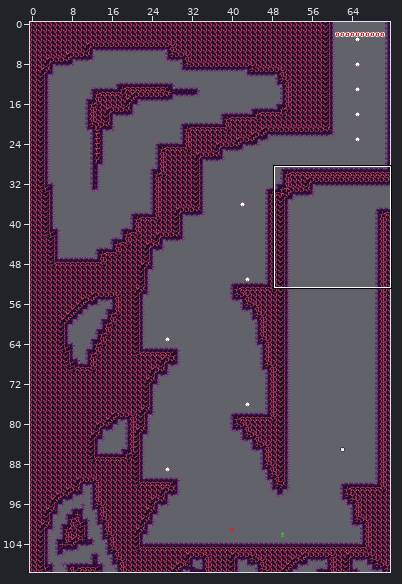
Two states of a Tiled map (JSON), assets/world/room/fire1a.json. The first picture is a wide view before the edit; the outline marks the close-up.
Close-up. First the earlier version:
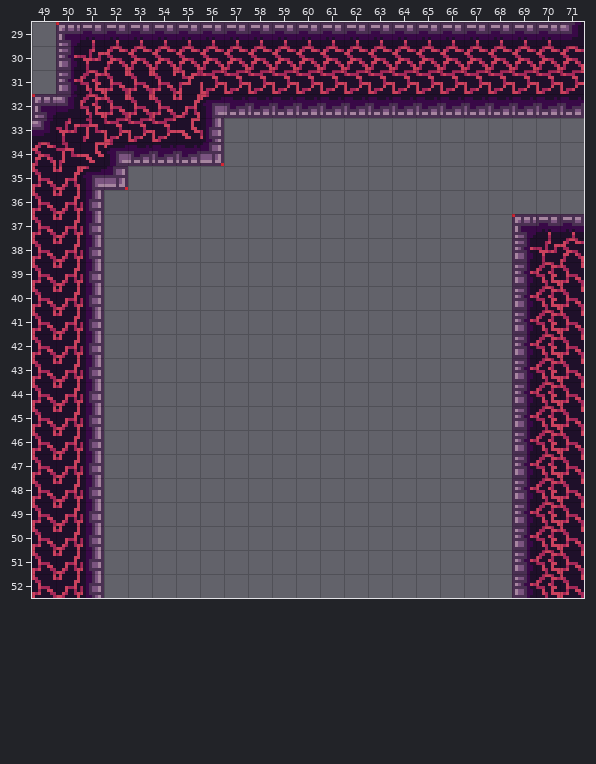
Cells are 8x8 px. Shown: x 49..71, y 29..52. The commit also changed other parts of the map, which this record leaves out.
Once edited:
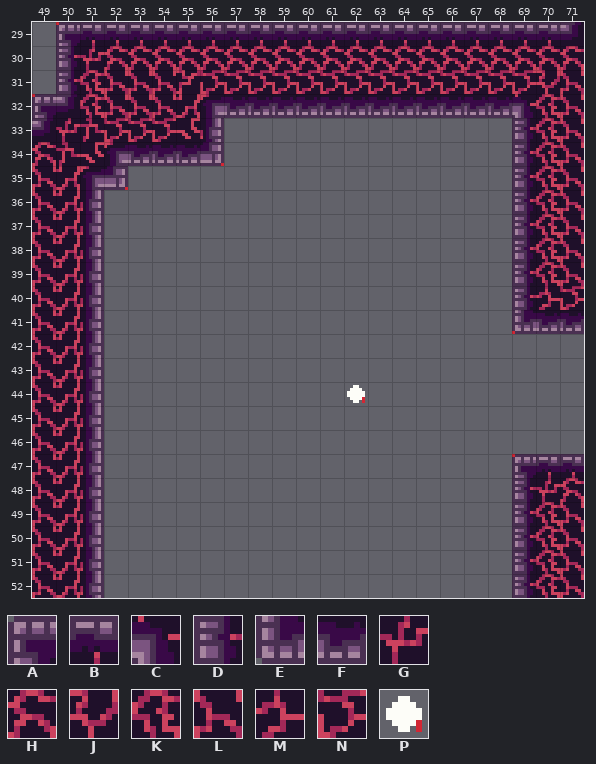
Key: from "fire": A 0, B 1, C 4, D 13, E 26, F 27, G 49, H 50, J 61, K 62, L 63, M 75, N 76; from "tools": P 2 "Electric Charge".
_ is an empty cell, # one hidden under a higher layer.
Changes in this commit:
Layer "draft":
y 42..46: x 69..71 ### -> ___
Layer "entity":
y 44: x 62 _ -> P
Layer "map":
y 31: x 70..71 NN -> JL
y 32: x 69..71 FFF -> CKL
y 33..36: x 69..71 ___ -> DKL
y 37: x 69..71 ABB -> DKL
y 38: x 70..71 GH -> KL
y 40: x 70..71 KL -> MN
y 41: x 69..71 DKL -> EFF
y 42..46: x 69..71 DKL -> ___
y 47: x 69..71 DKL -> ABB
y 48: x 70..71 KL -> GH
